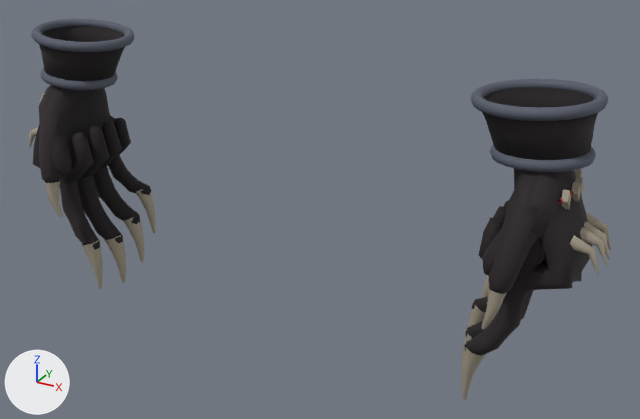
Renders of the glTF model assets/models/gear/g_dragonknight_dark_f.glb from each side of a commit.
Before and after are seen from a 50 mm lens placed at (0.416, -0.683, 1.119), pointed at (0.038, 0.003, 0.776). The lights are fixed; the arrows at lower left show +X, +Y and +Z. The first picture is the older version. Where no turn or scale is listed for an object, it has been applied to the vertices.

In view in the first picture: 'ArmL_Gauntlet', 'ArmL_Hand', 'ArmL_HandOpen', 'ArmR_Gauntlet', 'ArmR_Hand', 'ArmR_HandOpen'.
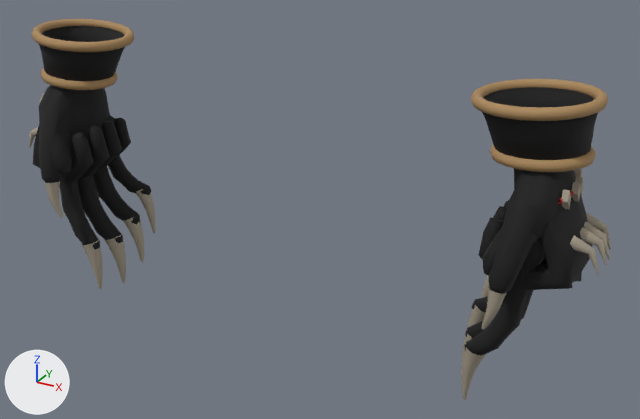
Pixel boxes (x1, y1, x2, y2) of what changed, in the pictures (640 x 419 px):
'ArmL_Gauntlet', surface changed (lighter): (471, 79, 608, 172) in both
'ArmR_Gauntlet', surface changed (lighter): (31, 19, 134, 90) in both

What changed in the scene script:
```text
Change mat_drk_dark_gold:
    where n2 = _N.new('ShaderNodeMix'); n2.name = 'Mix'
    n2.inputs[7].default_value: (0.0908, 0.102, 0.138, 1.0) -> (0.397, 0.242, 0.102, 1.0)  # 'B', greyish blue #555a68 -> 'B', brown #a9875a
```
